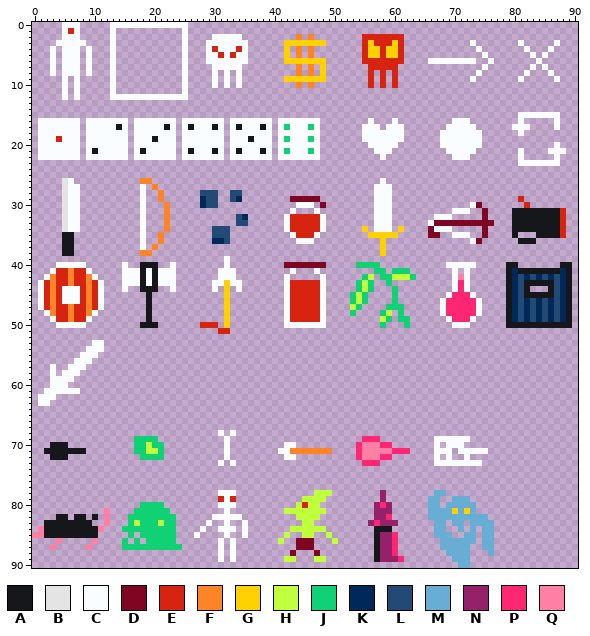
File history of a pixel-art file, Resources/Sprites.aseprite. That is the earlier state.
91x91 pixels, 1 frame.
Palette (. is transparent): A #16171a  B #e4e4e4  C #fafdff  D #7f0622  E #d62411  F #ff8426  G #ffd100  H #bfff3c  J #10d275  K #002859  L #234975  M #68aed4  N #94216a  P #ff2674  Q #ff80a4
Pixels before (only the part around the change), first column x 0:
64 .................................................................................
65 .................................................................................
66 .................................................................................
67 .................................................................................
68 ...............................C.C...............................................
69 .................JJJJ...........C......................PPP.........CCCCCC........
70 ...AAA...........JJHJJ..........C.........CC..........PQQQPP.......C.CCC.........
71 ..AAAAAAA........JJHHJ..........C........CCFFFFFFF....PQQQQQPPP....CCC.CCCCC.....
72 ...AAA............JJJJ..........C.........CC..........PQQQPP.......C.C..C........
73 ...............................C.C.....................PPP.........CCCCCCCC......
74 .................................................................................
75 .................................................................................
76 .................................................................................
77 .................................................................................
78 ...............................CCC.............HHH........N........MM............
79 ...............................ECE...........HHHH.........N.......MM..MMM........
80 ..................JJJJ.........CCC..........HEHH.........NPN......MM.MMMMM.......
81 ............Q....JJJJJJ.........C.........HHHHHHH........NNN......MMMMGMGM.......
82 ....AA.AA.A.Q...JJJJJJJJ......CCCCC.........HHHH.........NNP......MMMMMMMMMM.....
83 ..AAAAAAAA..Q...JHJJJHJJ.....C..C..C.........HH.........NPNNN......MM.MM.MMMM....
84 .QAAAAAAAAAQ...JJJJJJJJJ....C..CCC.C.......HHHHHH........AAA.......MM..M.M.MM....
85 QQAAAAAAAAA.....J.JJJJJJ...C....C..C......H..HH..H.......ANNP......MMM..MM.MM....
86 ....Q.....Q....J.J.JJJJJ.......C.C.......H..DDD...H......ANNP.......MMMMMM.MM....
The result:
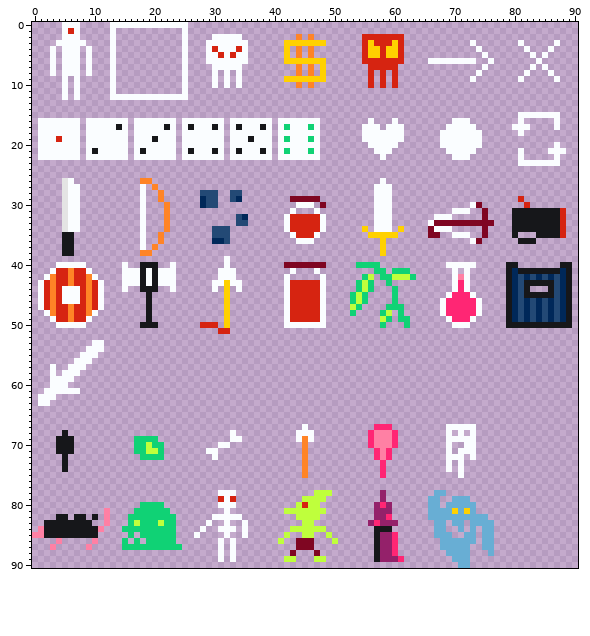
Change:
{"y":67,"x":45,"old":".","new":"C"}
{"y":67,"x":57,"old":"...","new":"PPP"}
{"y":67,"x":69,"old":".....","new":"CCCCC"}
{"y":68,"x":5,"old":".","new":"A"}
{"y":68,"x":31,"old":"C","new":"."}
{"y":68,"x":44,"old":"...","new":"CCC"}
{"y":68,"x":56,"old":".....","new":"PQQQP"}
{"y":68,"x":69,"old":".","new":"C"}
{"y":68,"x":71,"old":".","new":"C"}
{"y":68,"x":73,"old":".","new":"C"}
{"y":69,"x":4,"old":"...","new":"AAA"}
{"y":69,"x":32,"old":"C..","new":".CC"}
{"y":69,"x":44,"old":"...","new":"CFC"}
{"y":69,"x":55,"old":"P","new":"."}
{"y":69,"x":57,"old":"P...","new":"QQQP"}
{"y":69,"x":67,"old":"CC","new":".."}
{"y":69,"x":73,"old":".","new":"C"}
{"y":70,"x":3,"old":"A","new":"."}
{"y":70,"x":6,"old":".","new":"A"}
{"y":70,"x":31,"old":".","new":"C"}
{"y":70,"x":42,"old":"CC","new":".."}
{"y":70,"x":45,"old":".","new":"F"}
{"y":70,"x":54,"old":"PQQ","new":"..P"}
{"y":70,"x":58,"old":"PP.","new":"QQP"}
{"y":70,"x":67,"old":"C","new":"."}
{"y":70,"x":70,"old":"CC..","new":"..CC"}
{"y":71,"x":2,"old":"AA","new":".."}
{"y":71,"x":7,"old":"AA","new":".."}
{"y":71,"x":29,"old":"..","new":"CC"}
{"y":71,"x":32,"old":"C","new":"."}
{"y":71,"x":41,"old":"CCFF","new":"...."}
{"y":71,"x":46,"old":"FFFF","new":"...."}
{"y":71,"x":54,"old":"PQQQ","new":"...P"}
{"y":71,"x":59,"old":"QPPP","new":"P..."}
{"y":71,"x":67,"old":"CC","new":".."}
{"y":71,"x":74,"old":"CC","new":".."}
{"y":72,"x":3,"old":"AA","new":".."}
{"y":72,"x":30,"old":".","new":"C"}
{"y":72,"x":32,"old":"C","new":"."}
{"y":72,"x":42,"old":"CC","new":".."}
{"y":72,"x":45,"old":".","new":"F"}
{"y":72,"x":54,"old":"PQQQP","new":"...PQ"}
{"y":72,"x":67,"old":"C","new":"."}
{"y":72,"x":70,"old":"..C.","new":"CC.C"}
{"y":73,"x":5,"old":".","new":"A"}
{"y":73,"x":31,"old":"C","new":"."}
{"y":73,"x":33,"old":"C","new":"."}
{"y":73,"x":45,"old":".","new":"F"}
{"y":73,"x":55,"old":"PPP.","new":"...P"}
{"y":73,"x":67,"old":"CC","new":".."}
{"y":73,"x":70,"old":"C","new":"."}
{"y":73,"x":72,"old":"CCC","new":"..."}
{"y":74,"x":5,"old":".","new":"A"}
{"y":74,"x":45,"old":".","new":"F"}
{"y":74,"x":58,"old":".","new":"P"}
{"y":74,"x":69,"old":".","new":"C"}
{"y":74,"x":71,"old":".","new":"C"}
{"y":75,"x":45,"old":".","new":"F"}
{"y":75,"x":58,"old":".","new":"P"}
{"y":75,"x":71,"old":".","new":"C"}
{"label":"changed","picture_box":[278,424,332,478]}
{"label":"changed","picture_box":[356,424,410,478]}
{"label":"changed","picture_box":[434,424,488,478]}
{"label":"changed","picture_box":[44,430,86,472]}
{"label":"changed","picture_box":[206,430,242,466]}
